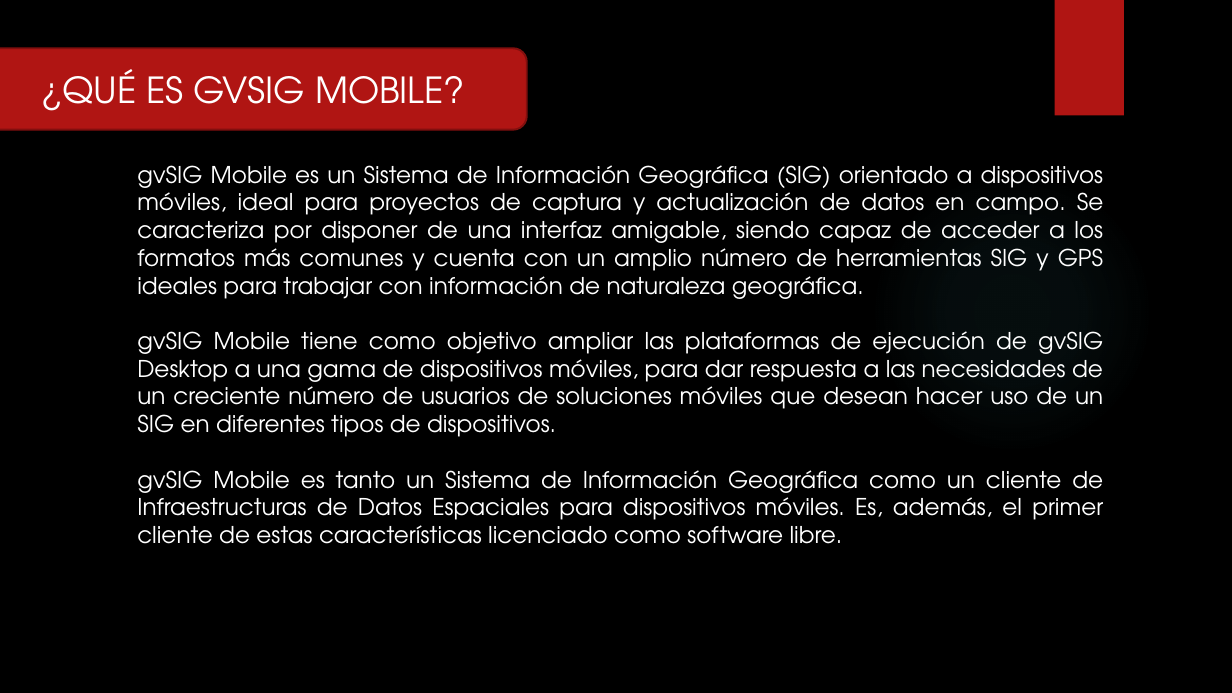
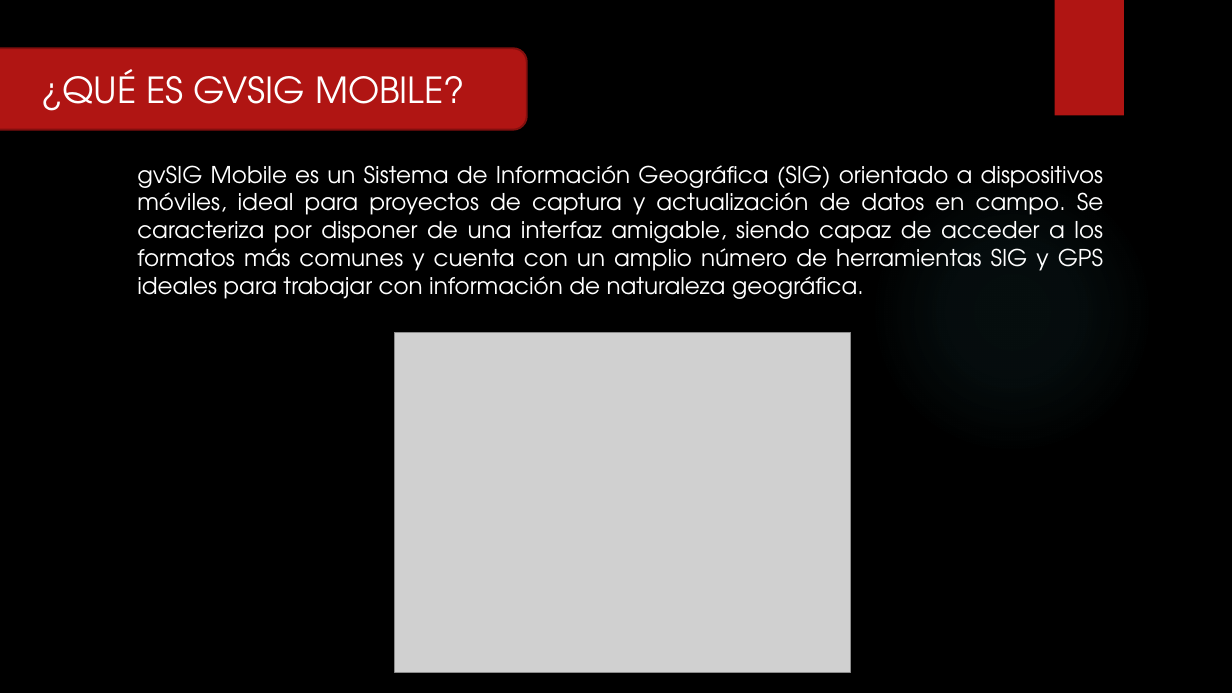
Before and after one commit to RFray/gvSIG, a slide deck: slide 19 of Expo-gvSIG.pptx (slide 9 before the commit). Drawn at 1232x693 pixels with LibreOffice and Linux fonts; fonts in the diff are those of the drawing; grey boxes stand for pictures; background and template pictures are left out. Boxes give left, top, right and bottom in pixels: in the first picture for what was removed or moved away, otherwise in the second. Text is boxed around its words. In the diff, an @@ line names an element or a change of style, - is before the commit and + after.

Commit message:
Asi queda la expo para hoy unos ajustes mas y ya

```diff
--- a/Expo-gvSIG.pptx
+++ b/Expo-gvSIG.pptx
@@ text at (137,331,1103,544): paragraphs removed @@
-gvSIG Mobile tiene como objetivo ampliar las plataformas de ejecución de gvSIG Desktop a una gama de dispositivos móviles, para dar respuesta a las necesidades de un creciente número de usuarios de soluciones móviles que desean hacer uso de un SIG en diferentes tipos de dispositivos.
-gvSIG Mobile es tanto un Sistema de Información Geográfica como un cliente de Infraestructuras de Datos Espaciales para dispositivos móviles. Es, además, el primer cliente de estas características licenciado como software libre.
@@ picture added at (395,333,851,672) @@
```
Also in this commit, not shown: 4 other slides changed, 10 slides added.
